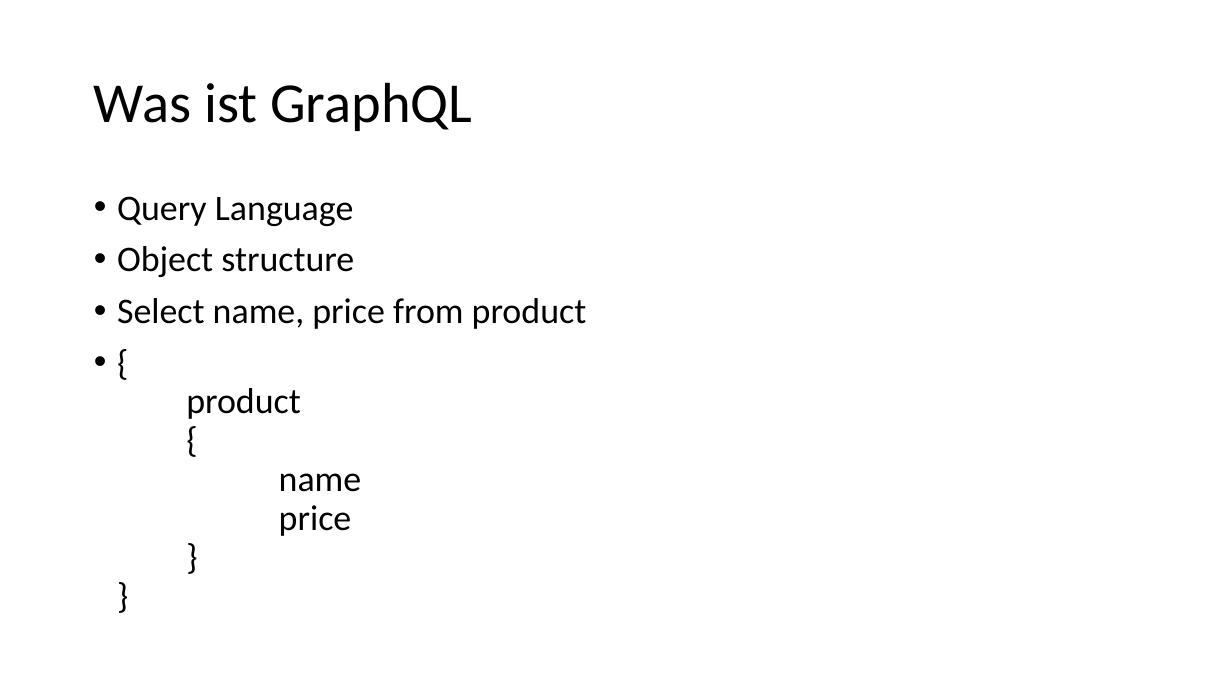
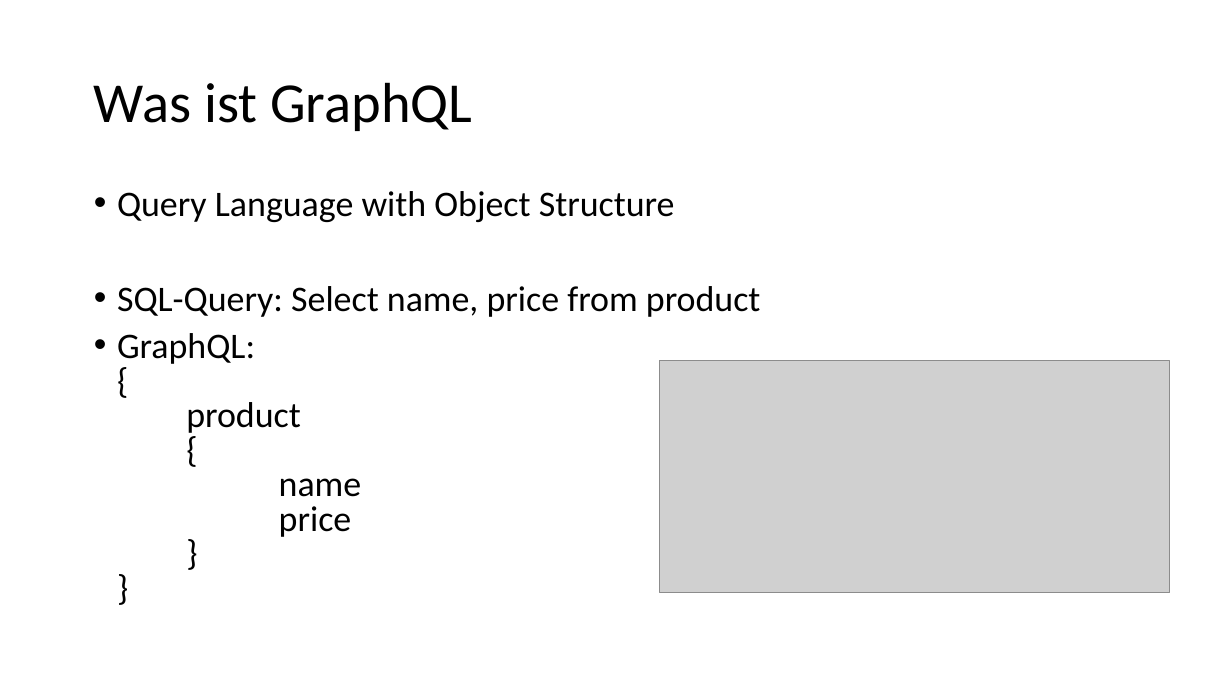
Before and after one commit to LivioKunz/GraphQLDemo, a slide deck: slide 2 of GraphQL.pptx. Drawn at 1232x693 pixels with LibreOffice and Linux fonts; fonts in the diff are those of the drawing; grey boxes stand for pictures. Boxes give left, top, right and bottom in pixels: in the first picture for what was removed or moved away, otherwise in the second. Text is boxed around its words. In the diff, an @@ line names an element or a change of style, - is before the commit and + after.

Commit message:
Add Product added

```diff
--- a/GraphQL.pptx
+++ b/GraphQL.pptx
@@ text at bbox=[117, 191, 761, 537]: text changed @@
-• Query Language
-• Object structure
-• Select name, price from product
-• {
-  product
-  {
-  name
-  price
-  }
-  }
+• Query Language with Object Structure
+• SQL-Query: Select name, price from product
+• GraphQL:
+  {
+  product
+  {
+  name
+  price
+  }
+  }
@@ picture added at bbox=[660, 360, 1170, 592] @@
```
Also in this commit, not shown: 1 other slide changed, 1 slide added, 3 slides removed, 22 other files.
